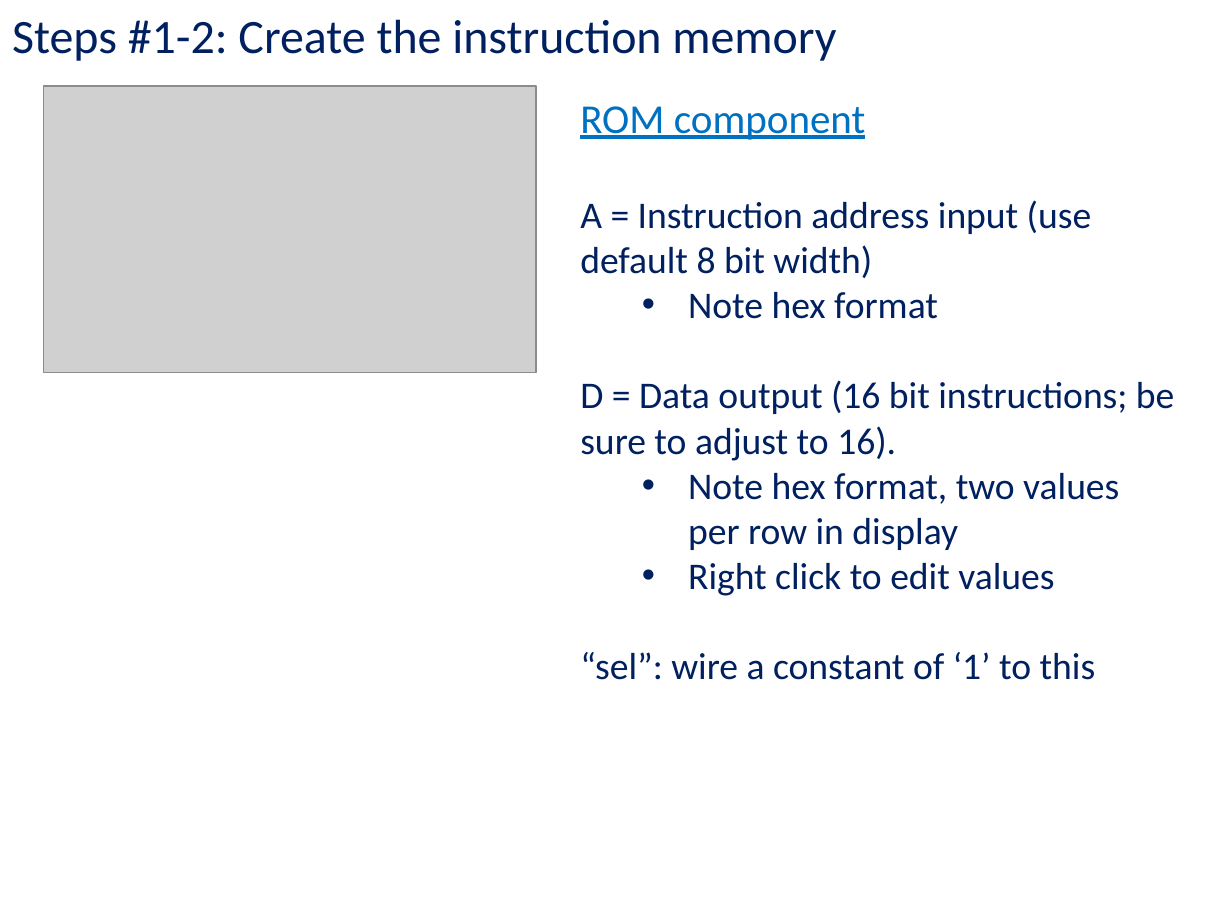
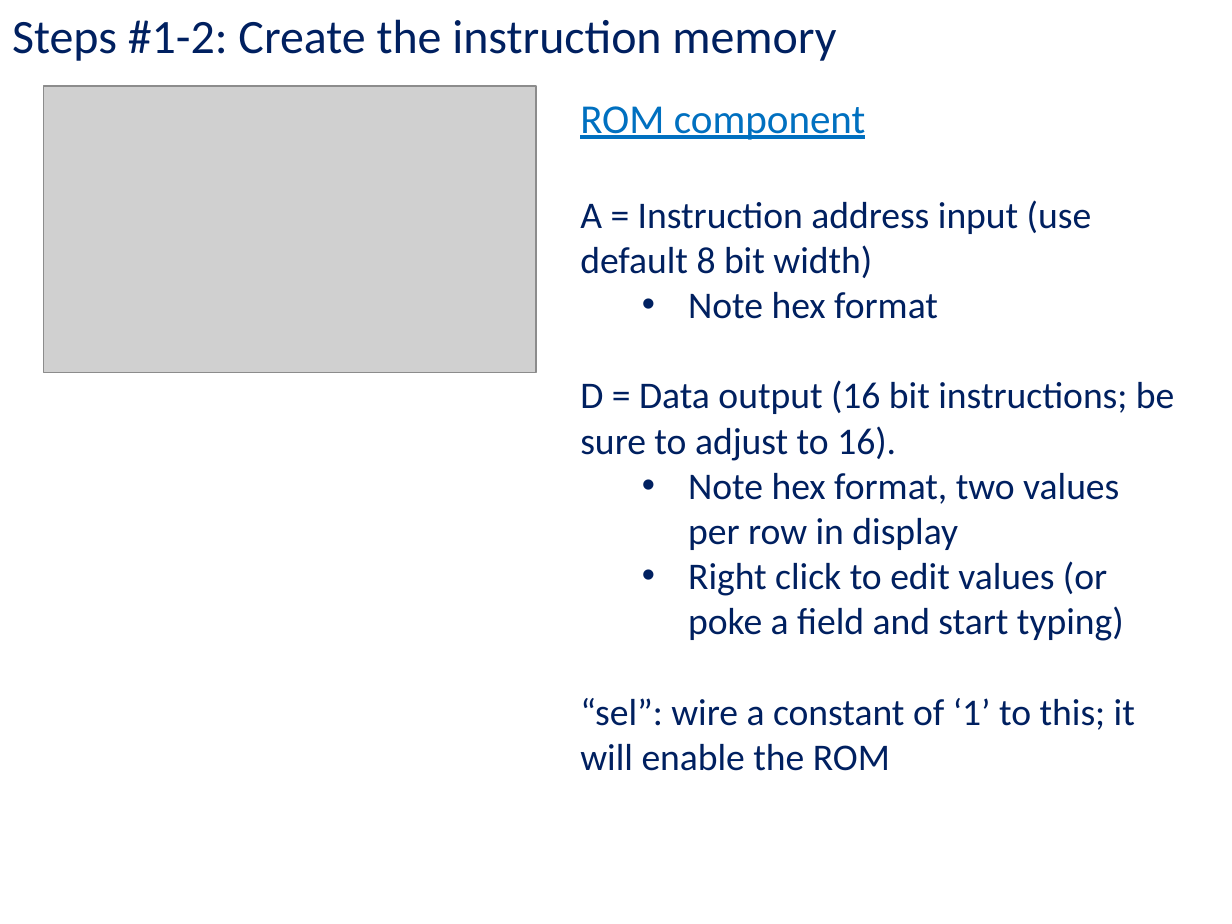
Before and after one commit to kc13/CS447TK, a slide deck: slide 4 of cs447tk_rec_lab10_apr2.pptx. Drawn at 1232x924 pixels with LibreOffice and Linux fonts; fonts in the diff are those of the drawing; grey boxes stand for pictures. Boxes give left, top, right and bottom in pixels: in the first picture for what was removed or moved away, otherwise in the second. Text is boxed around its words. In the diff, an @@ line names an element or a change of style, - is before the commit and + after.

Commit message:
updated

```diff
--- a/cs447tk_rec_lab10_apr2.pptx
+++ b/cs447tk_rec_lab10_apr2.pptx
@@ text at bbox=[580, 561, 1135, 771]: text changed @@
-  • Right click to edit values
-“sel”: wire a constant of ‘1’ to this
+  • Right click to edit values (or poke a field and start typing)
+“sel”: wire a constant of ‘1’ to this; it will enable the ROM
```
Also in this commit, not shown: 10 slides added, 1 slide removed.
